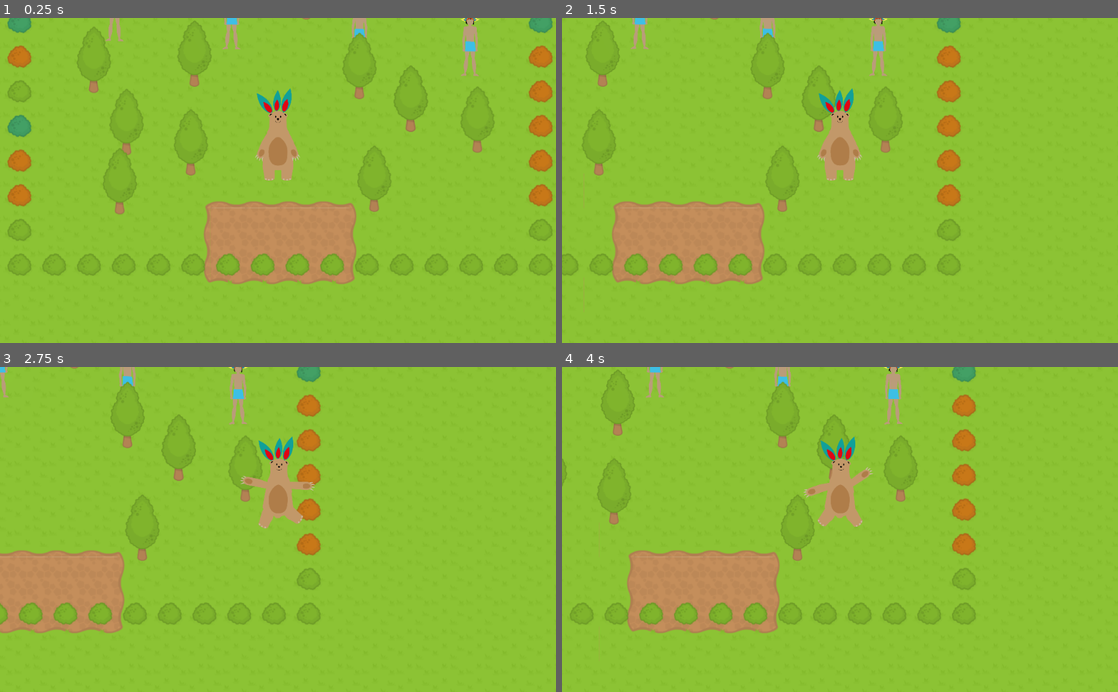
Above: before the commit, frames 1-4 (two rows, left to right).
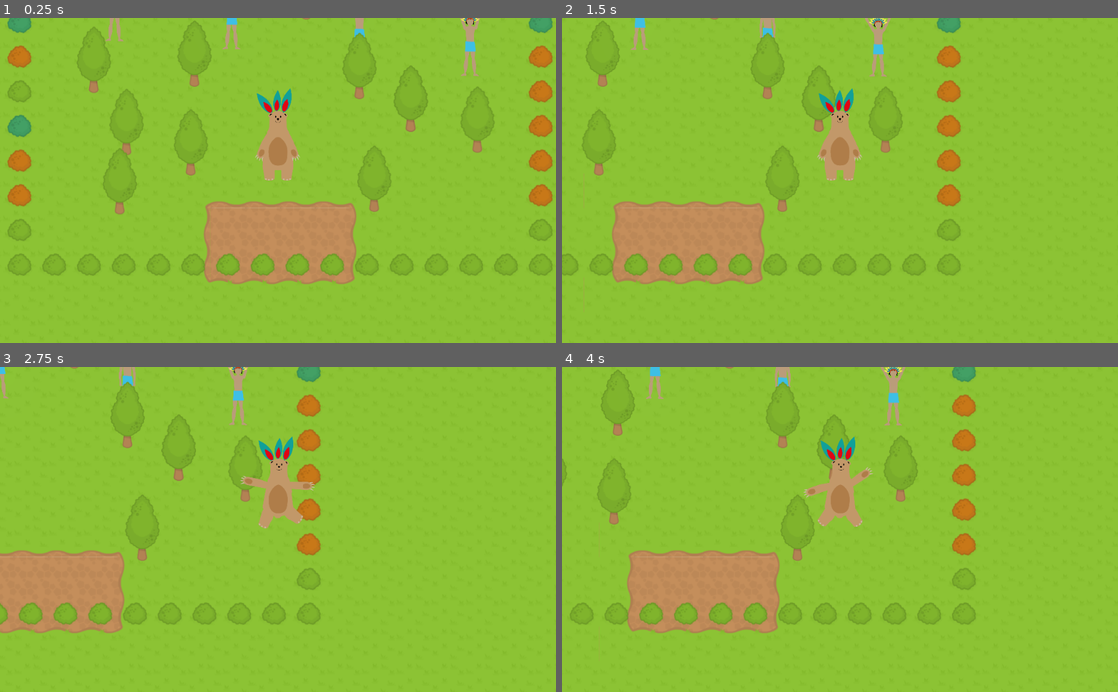
Above: after the commit, the same moments.

Repository: lendroit/welcome_thomas
Game: Godot game, scene res://World.tscn
Same seed, same stepped clock (60 frames per second), same inputs: the game is played once before the commit and once after it.
Inputs (mouse positions are in pixels of both pictures, inside the frame that each line leads up to):
- Up to frame 1 (0.25 s): no input
- Up to frame 2 (1.5 s): tap Enter (ui_accept) at 0.5, 0.77 s; move the mouse to (962, 164) at 0.52 s; hold Right (ui_right) 0.53-1.25 s; click (962, 164) at 0.67 s; drag from (728, 196) to (812, 245) at 1.27 s
- Up to frame 3 (2.75 s): move the mouse to (333, 458) at 2.02 s; hold Right (ui_right) from 2.03 s (still down)
- Up to frame 4 (4 s): release Right (ui_right) at 2.75 s; drag from (812, 594) to (673, 480) at 2.77 s; tap Enter (ui_accept) at 3.5, 3.77 s; move the mouse to (1006, 578) at 3.52 s; hold Left (ui_left) from 3.53 s (still down)

The runs differ from the first frame. In frame 1, 0.2% of the frame differs, in the area x 40-87%, y 0-11%; in frame 2, 0.3%; in frame 3, 0.2%; in frame 4, 0.3%, in the area x 15-62%, y 0-18%.

Commit message:
feature: add praying animation and randomness

Diff:
--- a/Mayan/GenericMayan.gd
+++ b/Mayan/GenericMayan.gd
@@ -2,6 +2,8 @@
 class_name GenericMayan
 
 onready var animation_player = $AnimationPlayer as AnimationPlayer
+
+const AVAILABLE_IDLE_ANIMATIONS = ["MayanIdle", "MayanIdlePraying"]
 
 var initial_position := Vector2.ZERO;
 var collision_count = 0
@@ -25,8 +27,11 @@
 	initial_position = self.position
 
 	# Initialize randomly delayed animation for each Mayan
-	yield(get_tree().create_timer(rand_range(0, 0.5)), "timeout")
-	animation_player.play("MayanIdle")
+	yield(get_tree().create_timer(rand_range(0, 1)), "timeout")
+
+	# Initialize randomly picked animation for each mayan
+	var rand_animation_index: int = randi() % AVAILABLE_IDLE_ANIMATIONS.size()
+	animation_player.play(AVAILABLE_IDLE_ANIMATIONS[rand_animation_index])
 
 func _integrate_forces(state):
 	_get_distance_to_initial_position(state)
--- a/Mayan/Guard.gd
+++ b/Mayan/Guard.gd
@@ -27,6 +27,11 @@
 	MAX_ANGRINESS_BEFORE_ITS_TOO_LATE = 1.1
 	SPEED = 20
 
+	# Initialize randomly delayed animation for each Mayan
+	yield(get_tree().create_timer(rand_range(0, 1)), "timeout")
+	animation_player.play("MayanIdle")
+
+
 func throw_spear():
 	var direction_towards_player = _get_player_direction()
 	var b = Spear.instance()
--- a/Mayan/Guard.tscn
+++ b/Mayan/Guard.tscn
@@ -7,6 +7,23 @@
 [node name="Guard" instance=ExtResource( 1 )]
 script = ExtResource( 3 )
 
+[node name="LegR" parent="Sprites" index="0"]
+position = Vector2( -0.190372, -55.8549 )
+
+[node name="ArmL" parent="Sprites" index="1"]
+position = Vector2( -46.9215, -211.537 )
+rotation = 0.0
+
+[node name="ArmR" parent="Sprites" index="2"]
+position = Vector2( 12.3944, -209.796 )
+rotation = 0.0
+
+[node name="LegL" parent="Sprites" index="3"]
+position = Vector2( -40.7243, -62.6775 )
+
+[node name="Body" parent="Sprites" index="4"]
+position = Vector2( -16.7658, -144.963 )
+
 [node name="Arme_Lance_001" type="Sprite" parent="." index="2"]
 position = Vector2( 16.9623, -56.2253 )
 rotation = 0.423871
--- a/Mayan/Mayan.tscn
+++ b/Mayan/Mayan.tscn
@@ -139,6 +139,131 @@
 "values": [ 0.0 ]
 }
 
+[sub_resource type="Animation" id=4]
+resource_name = "MayanIdlePraying"
+length = 2.0
+loop = true
+tracks/0/type = "value"
+tracks/0/path = NodePath("Sprites/ArmR:position")
+tracks/0/interp = 1
+tracks/0/loop_wrap = true
+tracks/0/imported = false
+tracks/0/enabled = true
+tracks/0/keys = {
+"times": PoolRealArray( 0, 1 ),
+"transitions": PoolRealArray( 1, 1 ),
+"update": 0,
+"values": [ Vector2( -54.8936, -212.383 ), Vector2( -54.8513, -198.447 ) ]
+}
+tracks/1/type = "value"
+tracks/1/path = NodePath("Sprites/ArmR:rotation_degrees")
+tracks/1/interp = 1
+tracks/1/loop_wrap = true
+tracks/1/imported = false
+tracks/1/enabled = true
+tracks/1/keys = {
+"times": PoolRealArray( 0, 1 ),
+"transitions": PoolRealArray( 1, 1 ),
+"update": 0,
+"values": [ 169.516, 152.693 ]
+}
+tracks/2/type = "value"
+tracks/2/path = NodePath("Sprites/LegL:position")
+tracks/2/interp = 1
+tracks/2/loop_wrap = true
+tracks/2/imported = false
+tracks/2/enabled = true
+tracks/2/keys = {
+"times": PoolRealArray( 0, 1 ),
+"transitions": PoolRealArray( 1, 1 ),
+"update": 0,
+"values": [ Vector2( -40.7243, -62.6775 ), Vector2( -39.839, -55.7133 ) ]
+}
+tracks/3/type = "value"
+tracks/3/path = NodePath("Sprites/LegL:rotation_degrees")
+tracks/3/interp = 1
+tracks/3/loop_wrap = true
+tracks/3/imported = false
+tracks/3/enabled = true
+tracks/3/keys = {
+"times": PoolRealArray( 0 ),
+"transitions": PoolRealArray( 1 ),
+"update": 0,
+"values": [ 0.0 ]
+}
+tracks/4/type = "value"
+tracks/4/path = NodePath("Sprites/Body:position")
+tracks/4/interp = 1
+tracks/4/loop_wrap = true
+tracks/4/imported = false
+tracks/4/enabled = true
+tracks/4/keys = {
+"times": PoolRealArray( 0, 1 ),
+"transitions": PoolRealArray( 1, 1 ),
+"update": 0,
+"values": [ Vector2( -16.7658, -144.963 ), Vector2( -16.7658, -117.107 ) ]
+}
+tracks/5/type = "value"
+tracks/5/path = NodePath("Sprites/Body:rotation_degrees")
+tracks/5/interp = 1
+tracks/5/loop_wrap = true
+tracks/5/imported = false
+tracks/5/enabled = true
+tracks/5/keys = {
+"times": PoolRealArray( 0 ),
+"transitions": PoolRealArray( 1 ),
+"update": 0,
+"values": [ 0.0 ]
+}
+tracks/6/type = "value"
+tracks/6/path = NodePath("Sprites/ArmL:position")
+tracks/6/interp = 1
+tracks/6/loop_wrap = true
+tracks/6/imported = false
+tracks/6/enabled = true
+tracks/6/keys = {
+"times": PoolRealArray( 0, 1 ),
+"transitions": PoolRealArray( 1, 1 ),
+"update": 0,
+"values": [ Vector2( 15.0381, -213.405 ), Vector2( 12.3467, -195.984 ) ]
+}
+tracks/7/type = "value"
+tracks/7/path = NodePath("Sprites/ArmL:rotation_degrees")
+tracks/7/interp = 1
+tracks/7/loop_wrap = true
+tracks/7/imported = false
+tracks/7/enabled = true
+tracks/7/keys = {
+"times": PoolRealArray( 0, 1 ),
+"transitions": PoolRealArray( 1, 1 ),
+"update": 0,
+"values": [ -172.92, -158.396 ]
+}
+tracks/8/type = "value"
+tracks/8/path = NodePath("Sprites/LegR:position")
+tracks/8/interp = 1
+tracks/8/loop_wrap = true
+tracks/8/imported = false
+tracks/8/enabled = true
+tracks/8/keys = {
+"times": PoolRealArray( 0, 1 ),
+"transitions": PoolRealArray( 1, 1 ),
+"update": 0,
+"values": [ Vector2( -0.190372, -55.8549 ), Vector2( -1.96097, -50.6318 ) ]
+}
+tracks/9/type = "value"
+tracks/9/path = NodePath("Sprites/LegR:rotation_degrees")
+tracks/9/interp = 1
+tracks/9/loop_wrap = true
+tracks/9/imported = false
+tracks/9/enabled = true
+tracks/9/keys = {
+"times": PoolRealArray( 0 ),
+"transitions": PoolRealArray( 1 ),
+"update": 0,
+"values": [ 0.0 ]
+}
+
 [node name="Mayan" type="RigidBody2D"]
 position = Vector2( -0.236603, -0.236618 )
 collision_layer = 5
@@ -152,7 +277,7 @@
 scale = Vector2( 0.228184, 0.232061 )
 
 [node name="LegR" type="Node2D" parent="Sprites"]
-position = Vector2( -0.190372, -55.8549 )
+position = Vector2( -0.226225, -55.7492 )
 scale = Vector2( 1, 1 )
 
 [node name="Paysan_Leg_R" type="Sprite" parent="Sprites/LegR"]
@@ -161,7 +286,8 @@
 texture = ExtResource( 7 )
 
 [node name="ArmL" type="Node2D" parent="Sprites"]
-position = Vector2( -46.9215, -211.537 )
+position = Vector2( 14.9836, -213.052 )
+rotation = -3.01289
 
 [node name="Paysan_Arm_L" type="Sprite" parent="Sprites/ArmL"]
 position = Vector2( 91.0503, 92.1724 )
@@ -169,7 +295,8 @@
 texture = ExtResource( 4 )
 
 [node name="ArmR" type="Node2D" parent="Sprites"]
-position = Vector2( 12.3944, -209.796 )
+position = Vector2( -54.8928, -212.101 )
+rotation = 2.95267
 
 [node name="Paysan_Arm_R" type="Sprite" parent="Sprites/ArmR"]
 position = Vector2( -50.3416, 91.127 )
@@ -177,7 +304,7 @@
 texture = ExtResource( 5 )
 
 [node name="LegL" type="Node2D" parent="Sprites"]
-position = Vector2( -40.7243, -62.6775 )
+position = Vector2( -40.7063, -62.5365 )
 
 [node name="Paysan_Leg_L" type="Sprite" parent="Sprites/LegL"]
 position = Vector2( 128.799, -29.5687 )
@@ -185,7 +312,7 @@
 texture = ExtResource( 3 )
 
 [node name="Body" type="Node2D" parent="Sprites"]
-position = Vector2( -16.7658, -144.963 )
+position = Vector2( -16.7658, -144.399 )
 scale = Vector2( 1, 1 )
 
 [node name="Paysan_Body" type="Sprite" parent="Sprites/Body"]
@@ -200,3 +327,4 @@
 
 [node name="AnimationPlayer" type="AnimationPlayer" parent="."]
 anims/MayanIdle = SubResource( 3 )
+anims/MayanIdlePraying = SubResource( 4 )
Not shown: 1 places in Mayan/Mayan.tscn that only renumber resources
